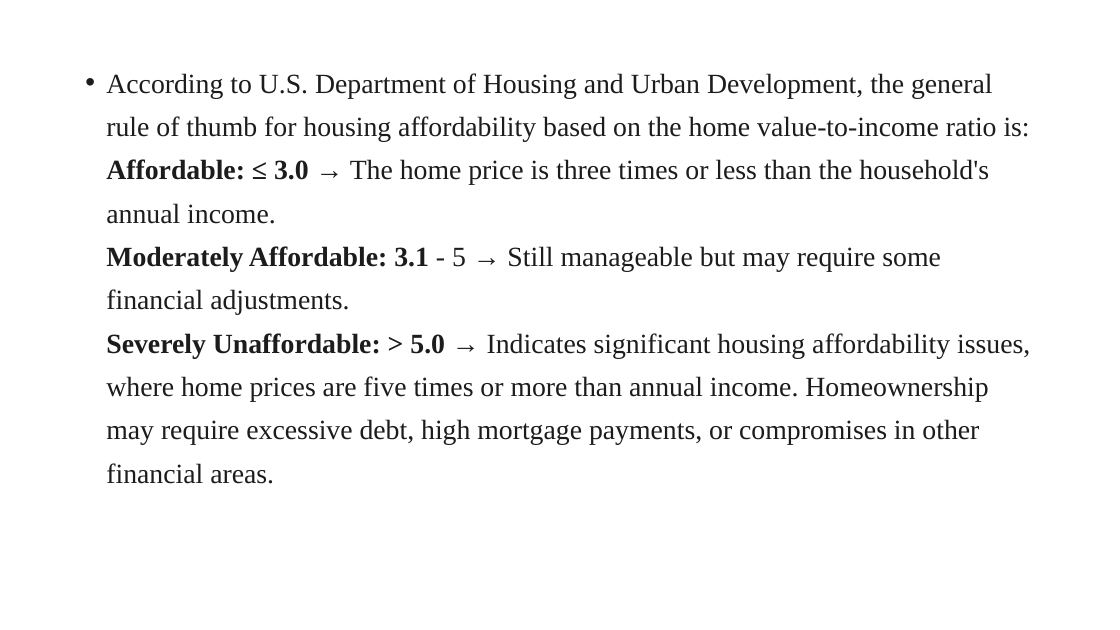
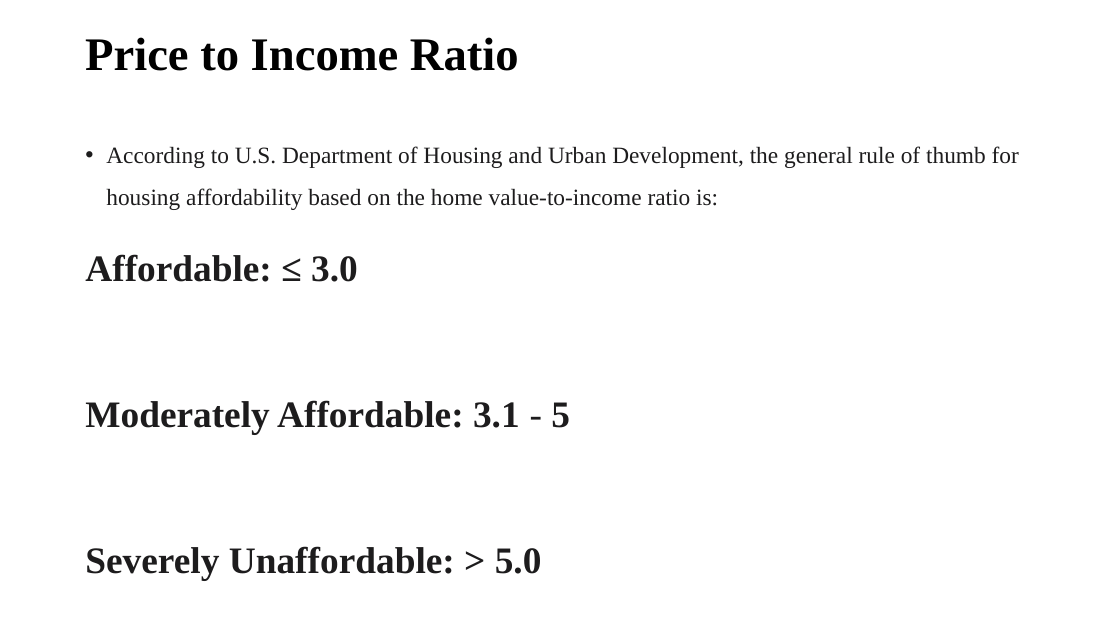
Before and after one commit to Tserrof7/Portland-Housing-Prices-Affordability-Project, a slide deck: slide 10 of Portland , Or Housing & Affordability.pptx. Drawn at 1120x630 pixels with LibreOffice and Linux fonts; fonts in the diff are those of the drawing. Boxes give left, top, right and bottom in pixels: in the first picture for what was removed or moved away, otherwise in the second. Text is boxed around its words. In the diff, an @@ line names an element or a change of style, - is before the commit and + after.

```diff
--- a/Portland , Or Housing & Affordability.pptx
+++ b/Portland , Or Housing & Affordability.pptx
@@ text added at [85,37,519,71], 40 pt, text #000000, bold @@
+Price to Income Ratio
@@ text at [85,146,1019,580]: text changed; size 23.8 to 20 pt @@
-• According to U.S. Department of Housing and Urban Development, the general rule of thumb for housing affordability based on the home value-to-income ratio is:
-  Affordable: ≤ 3.0 → The home price is three times or less than the household's annual income.
-  Moderately Affordable: 3.1 - 5 → Still manageable but may require some financial adjustments.
-  Severely Unaffordable: > 5.0 → Indicates significant housing affordability issues, where home prices are five times or more than annual income. Homeownership may require excessive debt, high mortgage payments, or compromises in other financial areas.
+• According to U.S. Department of Housing and Urban Development, the general rule of thumb for housing affordability based on the home value-to-income ratio is:
+Affordable: ≤ 3.0
+Moderately Affordable: 3.1 - 5
+Severely Unaffordable: > 5.0
```
Also in this commit, not shown: 8 other slides changed.
